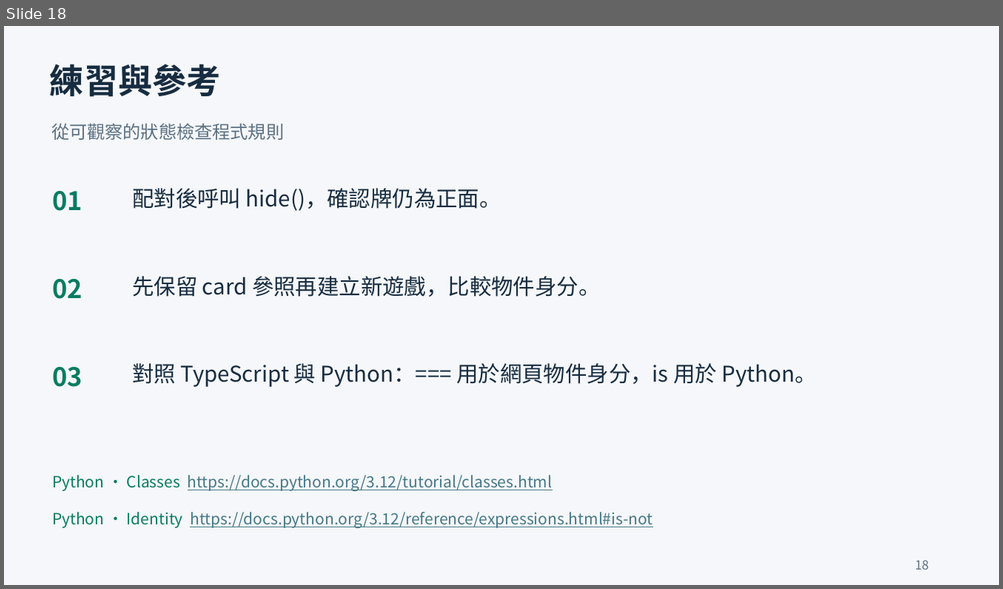
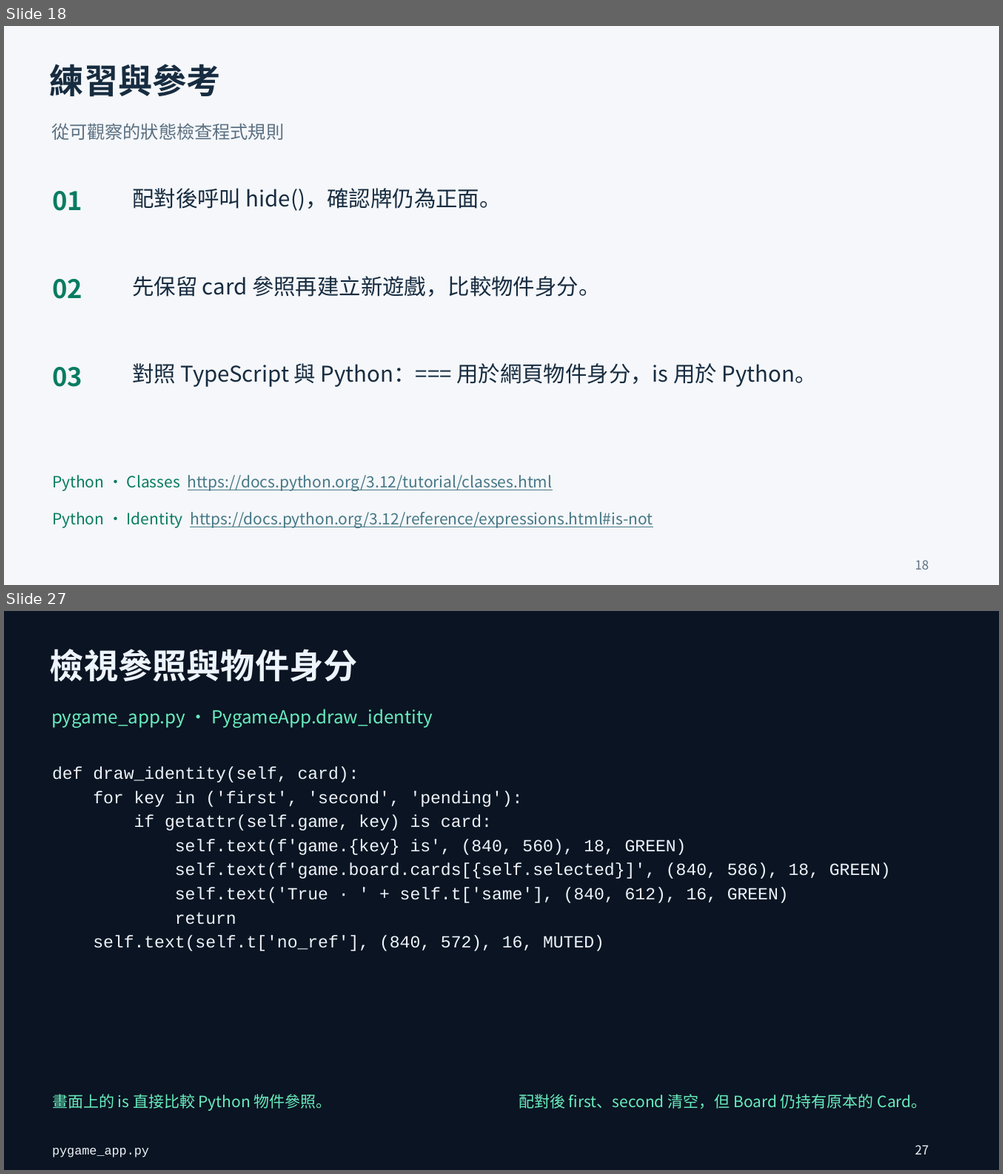
Before and after one commit to minhuangyuntech/oo2026, a slide deck: public/materials/memory-zh.pptx. Shown one above the other, each under a label of ours: slide 18 before the commit, slides 18 and 27 after it; the slides between them are not shown. The pictures are 1003x589 and 1003x1174 pixels, drawn with LibreOffice and Linux fonts; fonts in the diff are those of the drawing. Boxes give left, top, right and bottom in pixels: in the first picture for what was removed or moved away, otherwise in the second. Text is boxed around its words. In the diff, an @@ line names an element or a change of style, - is before the commit and + after.

Commit message:
Add downloadable Pygame card game and trilingual code lessons

```diff
--- a/public/materials/memory-zh.pptx
+++ b/public/materials/memory-zh.pptx
@@ slide 27 added at (4,611,999,1170), background #0B1422 @@
@@ text added at (50,649,358,682), 33 pt, text #EDF4FB, bold @@
+檢視參照與物件身分
@@ text added at (51,709,432,728), 17.2 pt, text #68EDBE @@
+pygame_app.py · PygameApp.draw_identity
@@ text added at (52,767,359,783), 16.5 pt, text #EDF4FB @@
+def draw_identity(self, card):
@@ text added at (93,791,523,807), 16.5 pt, text #EDF4FB @@
+for key in ('first', 'second', 'pending'):
@@ text added at (134,815,492,831), 16.5 pt, text #EDF4FB @@
+if getattr(self.game, key) is card:
@@ text added at (175,839,686,855), 16.5 pt, text #EDF4FB @@
+self.text(f'game.{key} is', (840, 560), 18, GREEN)
@@ text added at (175,863,891,879), 16.5 pt, text #EDF4FB @@
+self.text(f'game.board.cards[{self.selected}]', (840, 586), 18, GREEN)
@@ text added at (175,887,788,903), 16.5 pt, text #EDF4FB @@
+self.text('True · ' + self.t['same'], (840, 612), 16, GREEN)
@@ text added at (175,912,236,925), 16.5 pt, text #EDF4FB @@
+return
@@ text added at (93,935,604,951), 16.5 pt, text #EDF4FB @@
+self.text(self.t['no_ref'], (840, 572), 16, MUTED)
@@ text added at (52,1094,332,1111), 15 pt, text #68EDBE @@
+畫面上的 is 直接比較 Python 物件參照。
@@ text added at (518,1094,927,1109), 15 pt, text #68EDBE @@
+配對後 first、second 清空，但 Board 仍持有原本的 Card。
@@ text added at (52,1148,149,1158), 12 pt, text #EDF4FB @@
+pygame_app.py
@@ text added at (915,1145,929,1155), 12 pt, text #EDF4FB @@
+27
```
Also in this commit, not shown: 8 other slides added, 19 other files.
